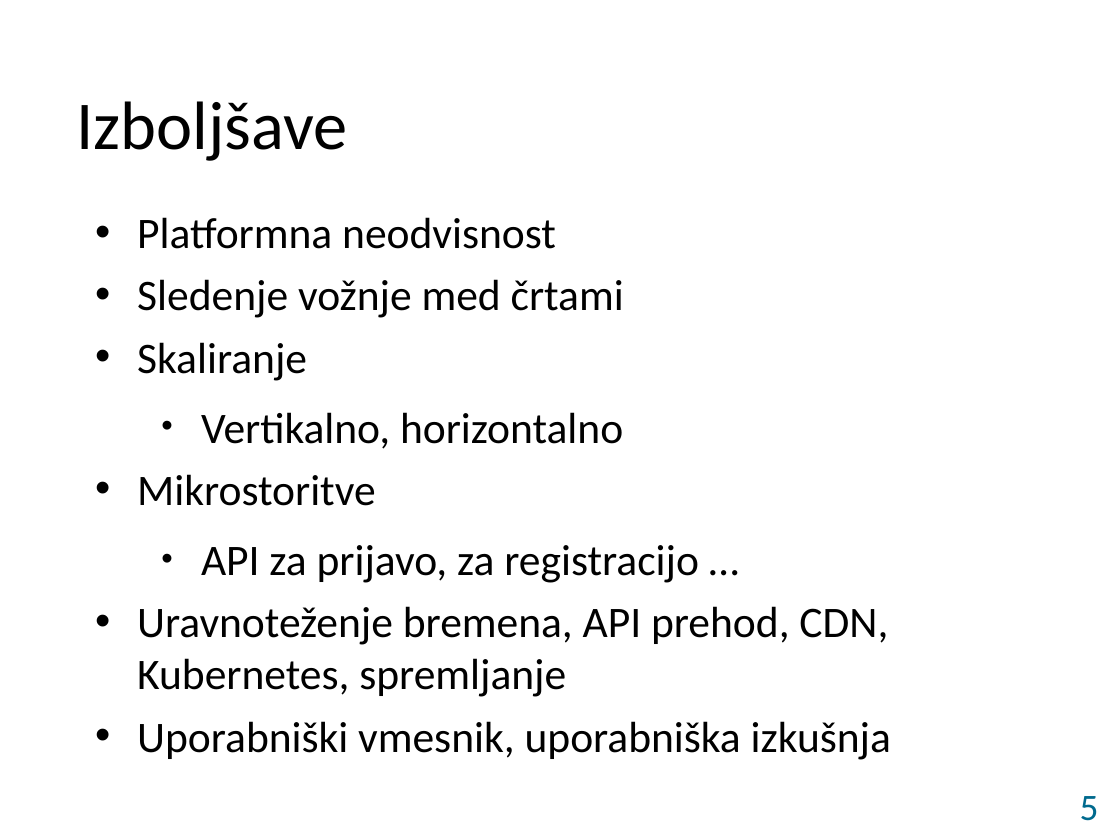
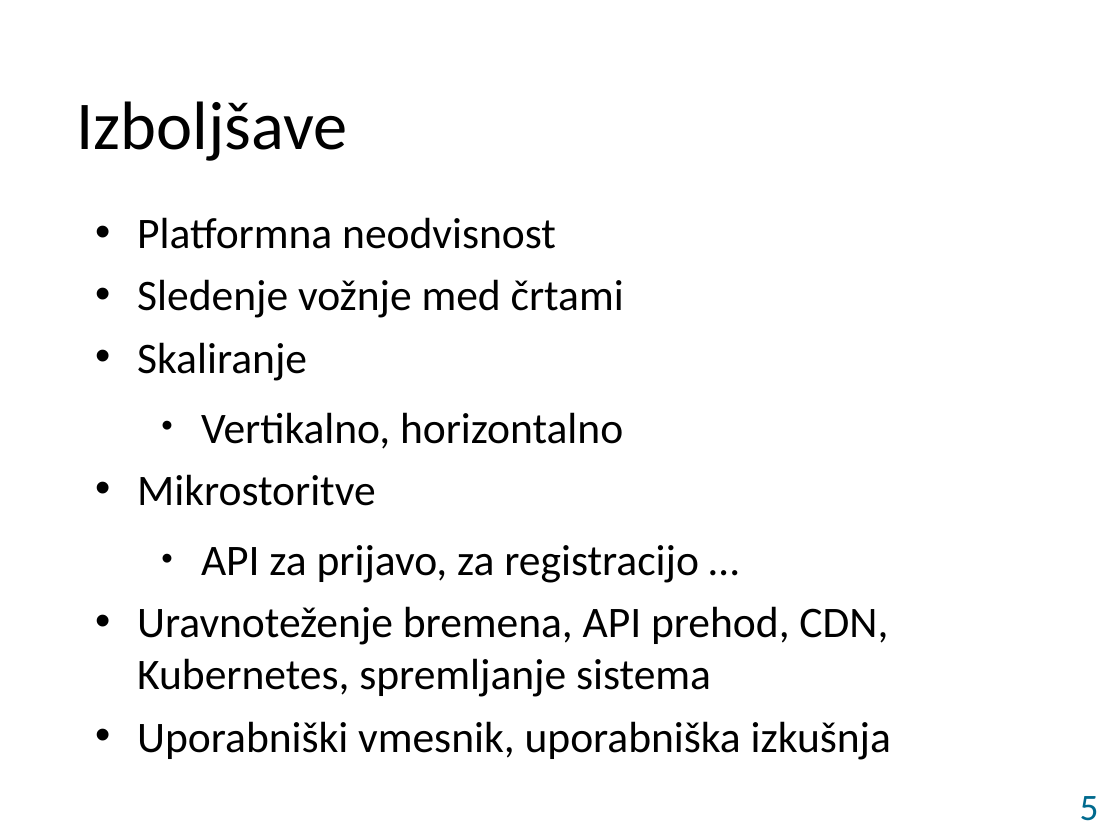
Before and after one commit to david-slatinek/rt21, a slide deck: slide 5 of documents/final-presentation/presentation.odp. Drawn at 1120x840 pixels with LibreOffice and Linux fonts; fonts in the diff are those of the drawing; background and template pictures are left out. Boxes give left, top, right and bottom in pixels: in the first picture for what was removed or moved away, otherwise in the second. Text is boxed around its words. In the diff, an @@ line names an element or a change of style, - is before the commit and + after.

Commit message:
Update presentation

```diff
--- a/documents/final-presentation/presentation.odp
+++ b/documents/final-presentation/presentation.odp
@@ text at <box>137,606,888,697</box>: text changed @@
-• Uravnoteženje bremena, API prehod, CDN, Kubernetes, spremljanje
+• Uravnoteženje bremena, API prehod, CDN, Kubernetes, spremljanje sistema
```
Also in this commit, not shown: 1 other file.
